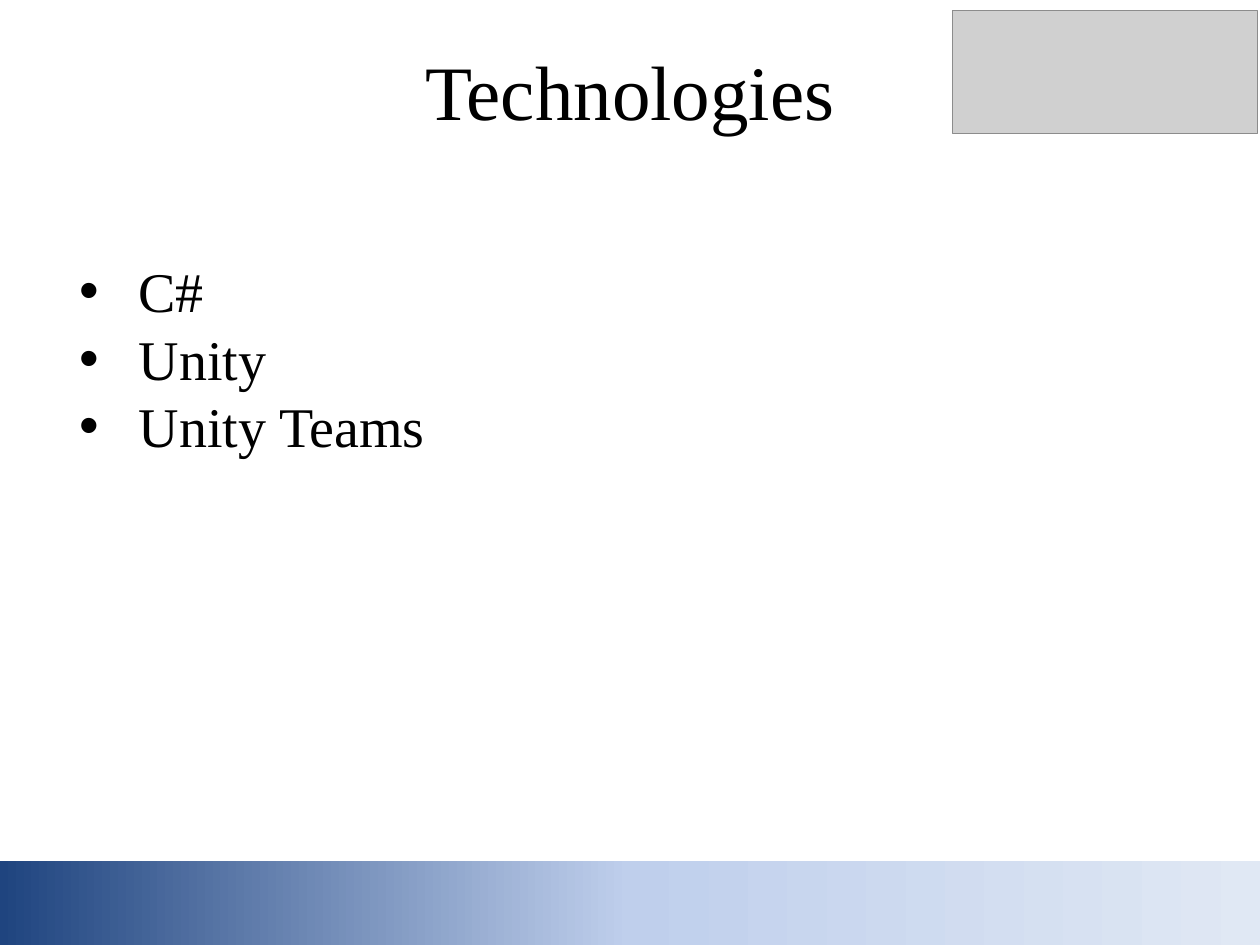
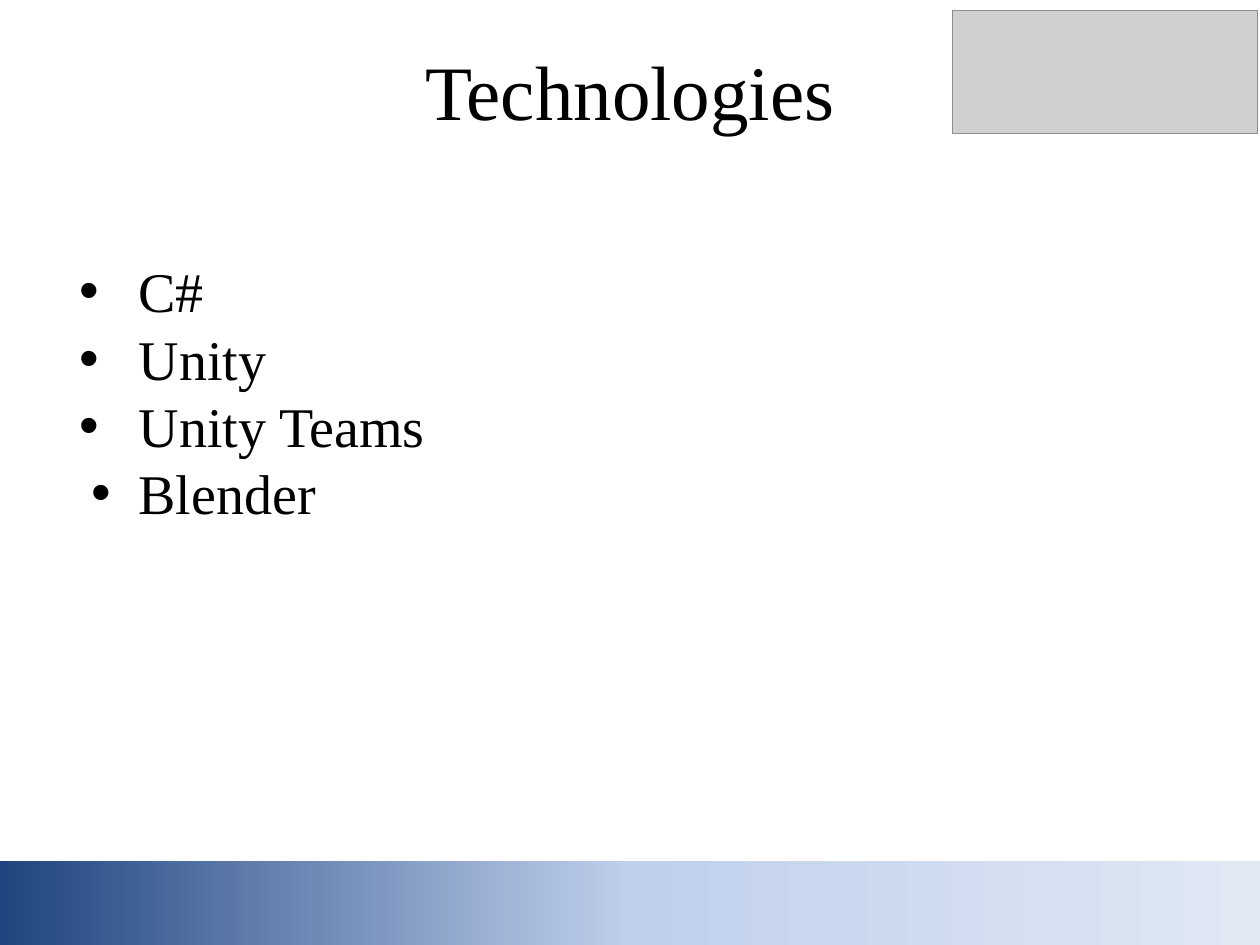
Before and after one commit to Stazfire/CSE115A-Rage-Quit, a slide deck: slide 9 of Rage Quit Initial.pptx. Drawn at 1260x945 pixels with LibreOffice and Linux fonts; fonts in the diff are those of the drawing; grey boxes stand for pictures. Boxes give left, top, right and bottom in pixels: in the first picture for what was removed or moved away, otherwise in the second. Text is boxed around its words. In the diff, an @@ line names an element or a change of style, - is before the commit and + after.

```diff
--- a/Rage Quit Initial.pptx
+++ b/Rage Quit Initial.pptx
@@ text at box(139, 475, 316, 515): paragraph added @@
+• Blender
```
Also in this commit, not shown: 6 other slides changed.
